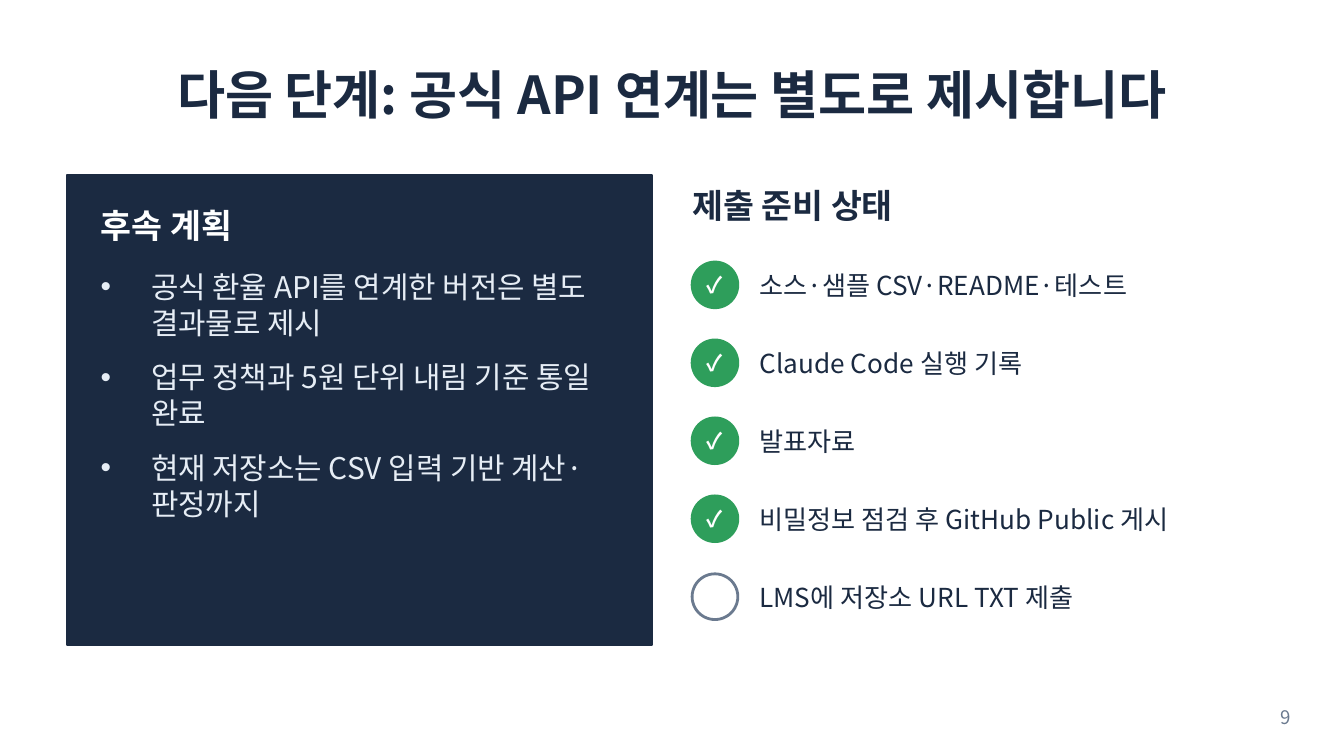
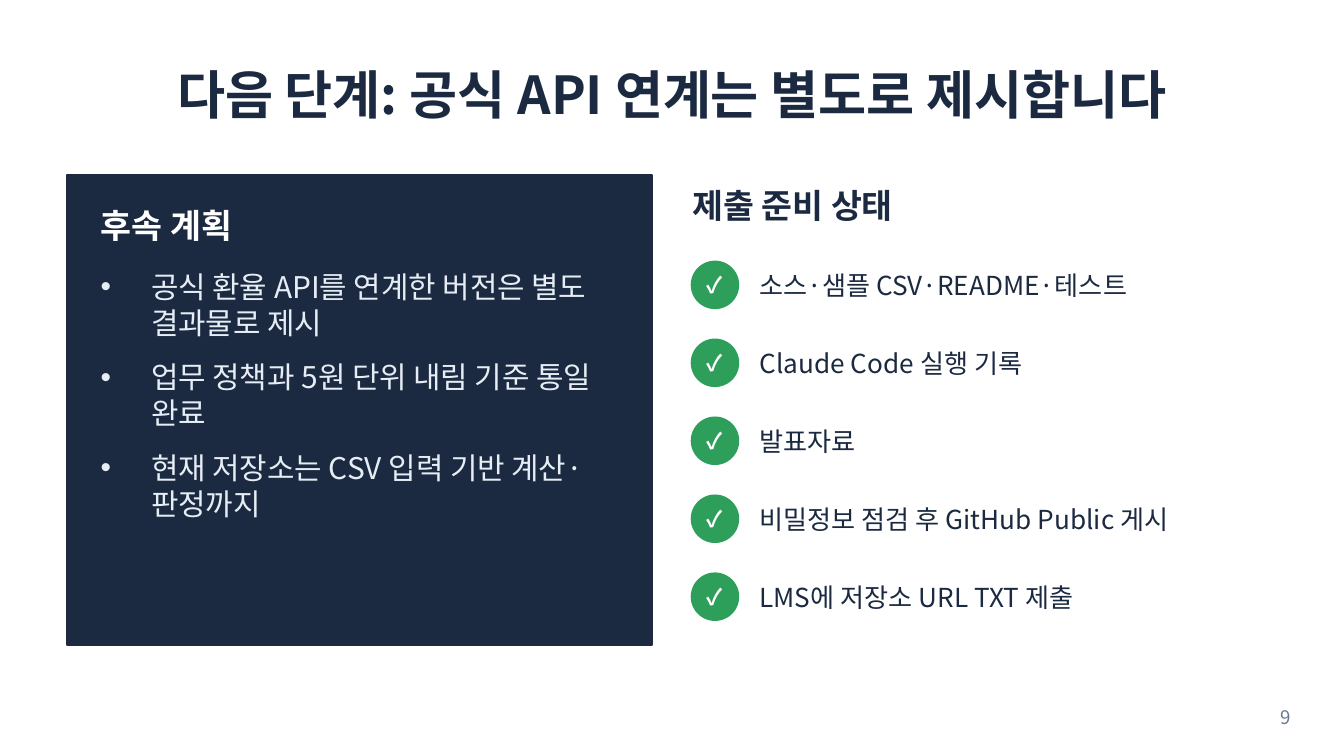
Before and after one commit to K-BluePort/KExRate_Risk, a slide deck: slide 9 of docs/presentation.pptx. Drawn at 1344x756 pixels with LibreOffice and Linux fonts; fonts in the diff are those of the drawing. Boxes give left, top, right and bottom in pixels: in the first picture for what was removed or moved away, otherwise in the second. Text is boxed around its words. In the diff, an @@ line names an element or a change of style, - is before the commit and + after.

```diff
--- a/docs/presentation.pptx
+++ b/docs/presentation.pptx
@@ ellipse at bbox=[692, 574, 738, 620]: fill #FFFFFF to #2E9E5B; outline #6B7A8F 1.5 pt to #2E9E5B 1.5 pt @@
@@ text added at bbox=[692, 574, 738, 620], 12 pt, text #FFFFFF, bold @@
+✓
```
Also in this commit, not shown: 2 other files.
